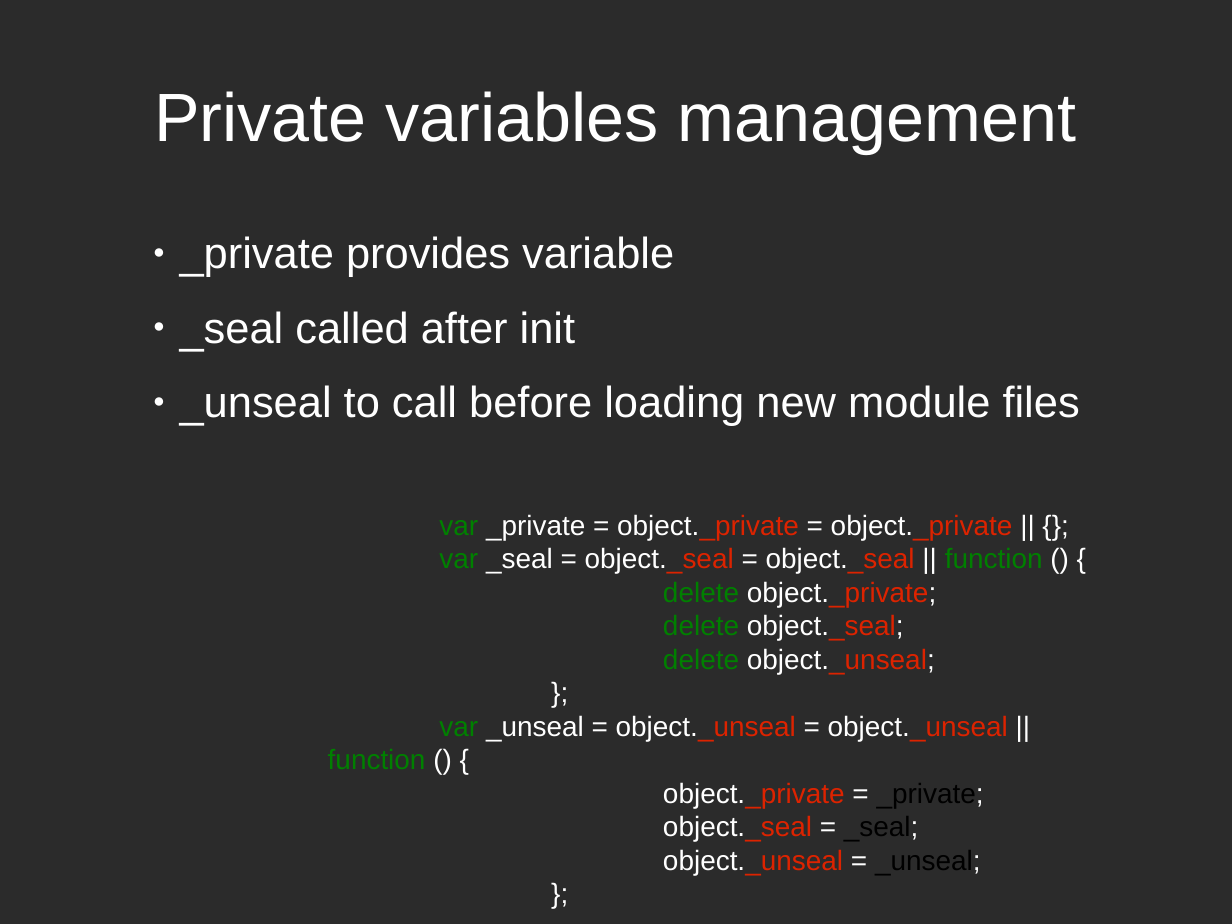
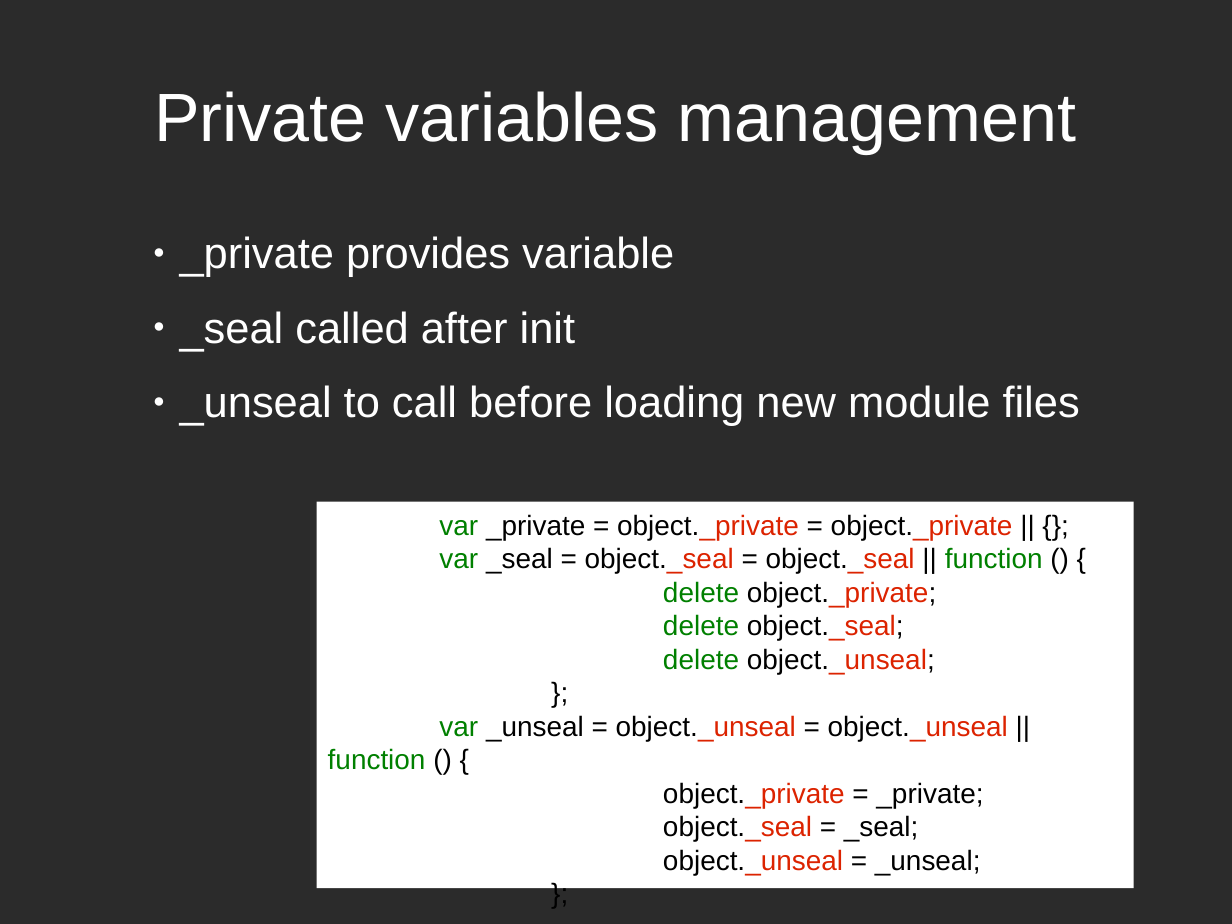
Before and after one commit to sattler/javascript-seminar-2015, a slide deck: slide 24 of presentation/Presentation.odp (slide 20 before the commit). Drawn at 1232x924 pixels with LibreOffice and Linux fonts; fonts in the diff are those of the drawing; background and template pictures are left out; a plain dark background stands for a picture behind light text. Boxes give left, top, right and bottom in pixels: in the first picture for what was removed or moved away, otherwise in the second. Text is boxed around its words. In the diff, an @@ line names an element or a change of style, - is before the commit and + after.

```diff
--- a/presentation/Presentation.odp
+++ b/presentation/Presentation.odp
@@ rectangle "var _private = object._private = ...": place and size @@
-rectangle "var _private = object._private = ..." at [486, 514, 1013, 875]
+rectangle "var _private = object._private = ..." at [316, 502, 1134, 889]
@@ rectangle "var _private = object._private = ..." at [316, 502, 1134, 889]: text colour #FFFFFF to #000000 in "_private = object._private = object._private || {};", "_seal = object._seal = object._seal || () ...", "object._private;", "object._seal;" and 7 more places; fill none to #FFFFFF @@
```
Also in this commit, not shown: 11 other slides changed, 1 slide added, 1 slide removed.
